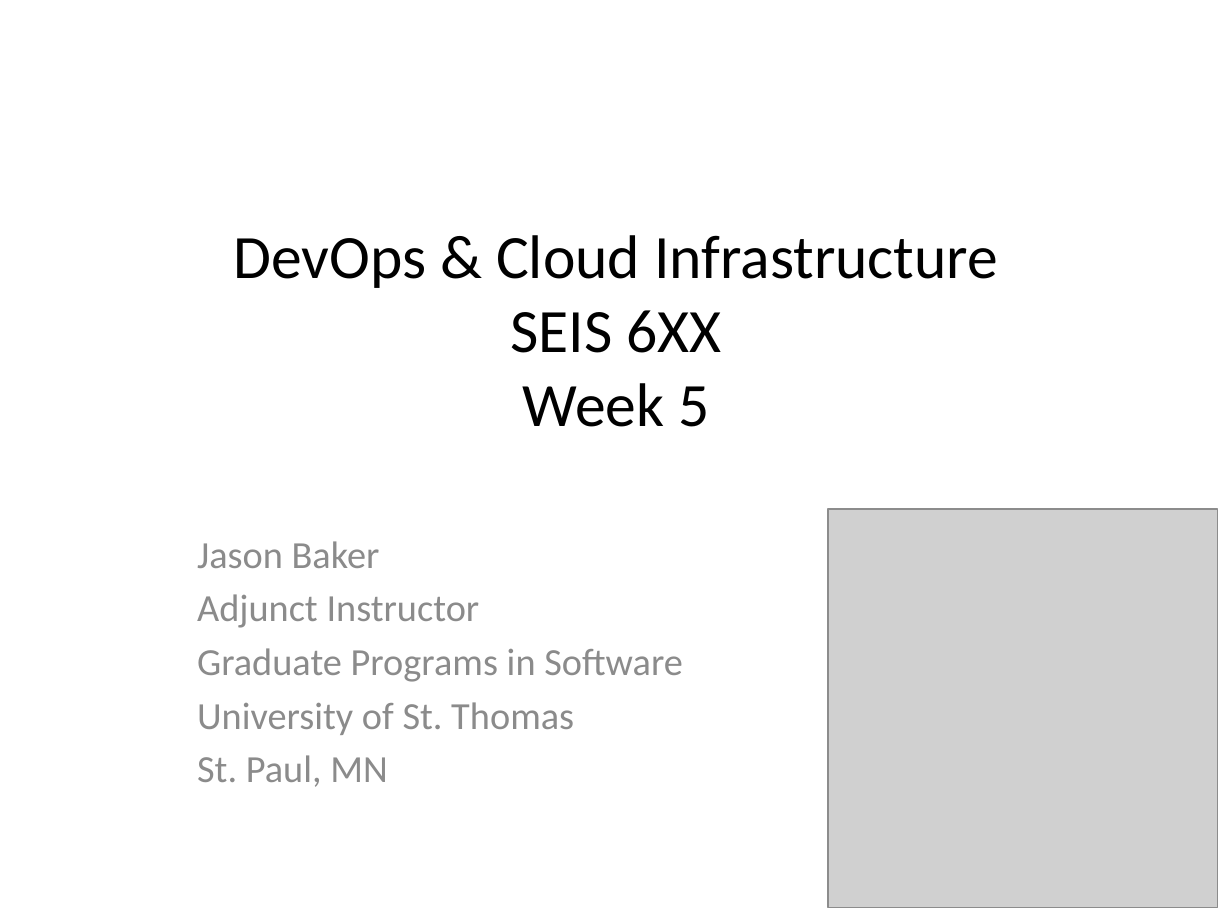
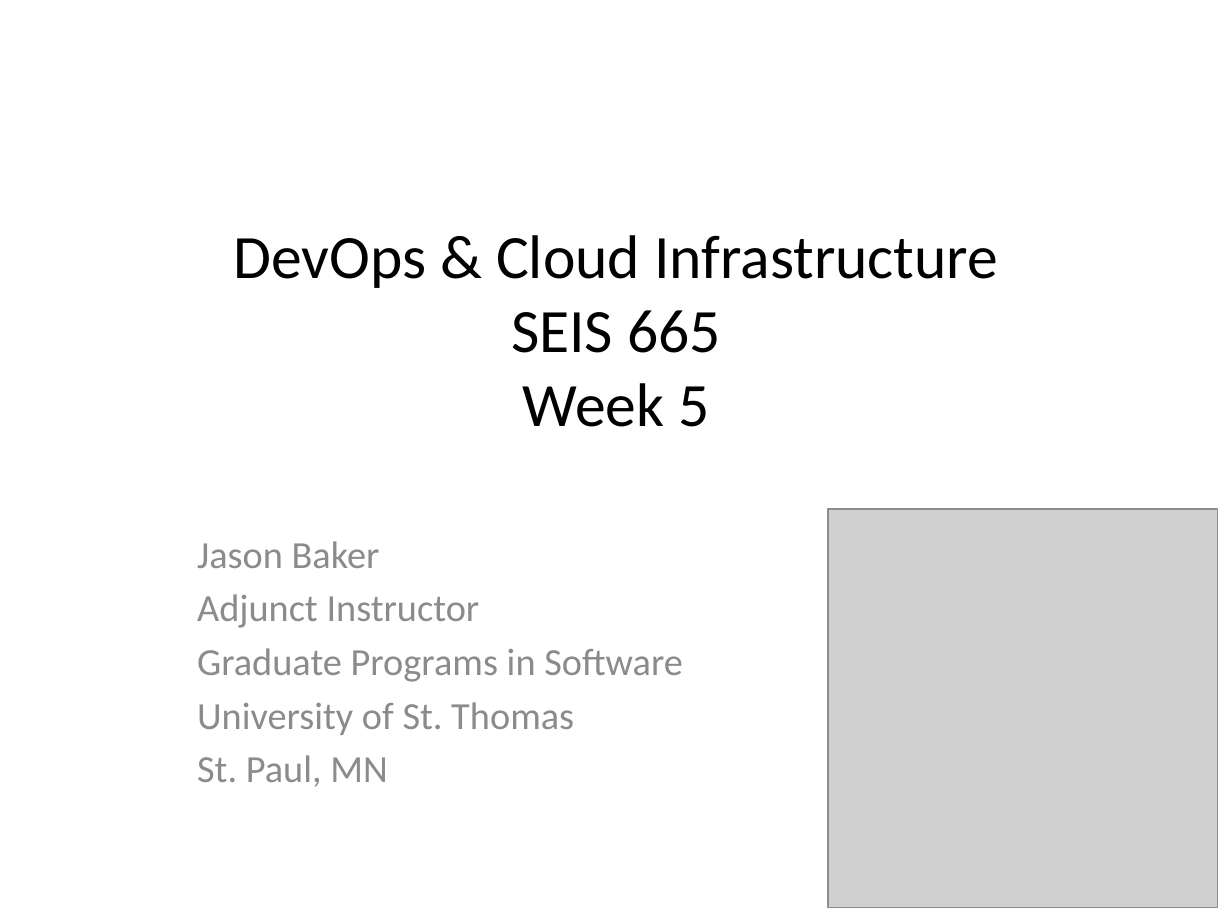
Before and after one commit to jasondbaker/infrastructure-class, a slide deck: slide 1 of infrastructure-week-5.pptx. Drawn at 1232x924 pixels with LibreOffice and Linux fonts; fonts in the diff are those of the drawing; grey boxes stand for pictures. Boxes give left, top, right and bottom in pixels: in the first picture for what was removed or moved away, otherwise in the second. Text is boxed around its words. In the diff, an @@ line names an element or a change of style, - is before the commit and + after.

```diff
--- a/infrastructure-week-5.pptx
+++ b/infrastructure-week-5.pptx
@@ title at [233,235,998,427]: text changed @@
-DevOps & Cloud Infrastructure
-SEIS 6XX
-Week 5
+DevOps & Cloud Infrastructure
+SEIS 665
+Week 5
```
Also in this commit, not shown: 2 other slides changed, 8 other files.
